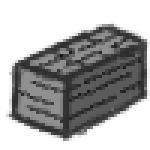
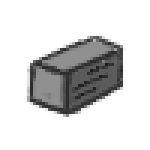
Layered file, before and after one edit (w=150, h=150). Changes by layer:
painted on "Layer" over bbox(6, 21, 150, 144)
painted on "Layer #2" over bbox(15, 30, 144, 123)
painted on "Layer #4" over bbox(12, 24, 144, 138)
painted on "Layer #1" over bbox(9, 27, 147, 138)
